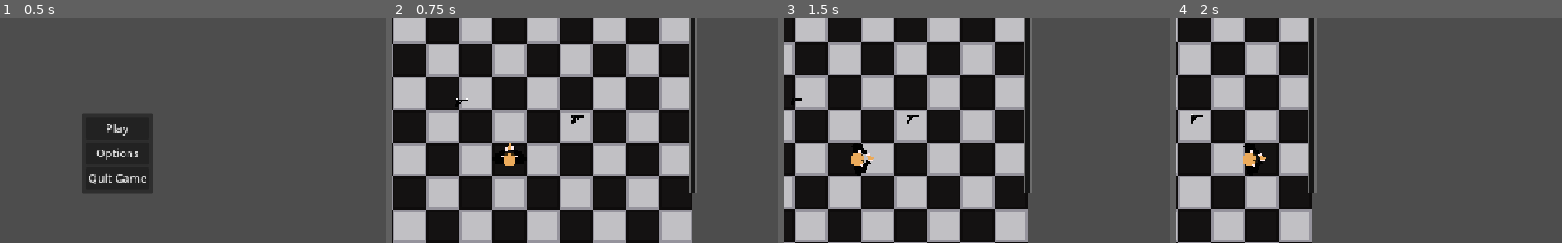
Above: before the commit, frames 1-4 (left to right).
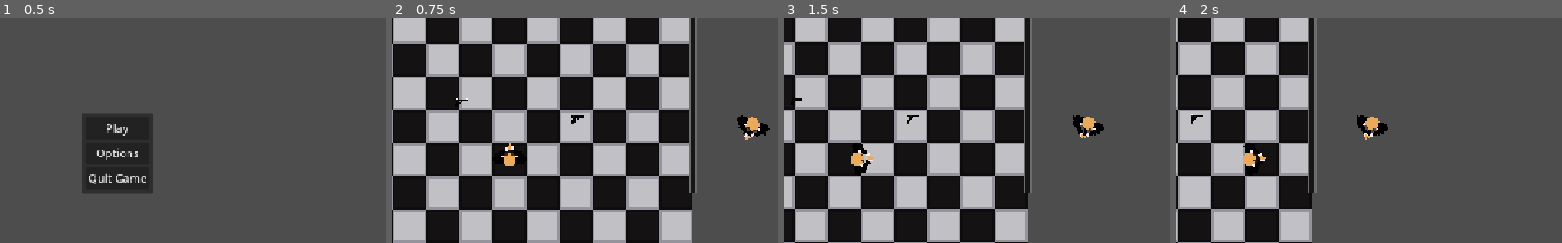
Above: after the commit, the same moments.

Repository: sparkworm/STATE
Game: Godot game, scene res://scenes/game.tscn
Two runs of this game, one before a commit and one after it. Both use one fixed random seed, a clock stepped at 60 frames per second and the inputs below.
Inputs (mouse positions are % of the whole screen's width and height, from its top left):
- Up to frame 1 (0.5 s): no input
- Up to frame 2 (0.75 s): click "Play" at 0.5 s
- Up to frame 3 (1.5 s): tap Enter at 1.25 s; move the mouse to (71, 45) at 1.27 s; press the mouse at (71, 45) at 1.28 s; hold D (move_right) from 1.28 s (still down)
- Up to frame 4 (2 s): keep holding D (move_right)
The pictures show only the part of the screen within x 33-83%, y 20-70%; the shares and areas given below are measured in that part.

Frame 1 is identical in both runs. In frame 2, 0.5% of the frame differs, in the area x 89-98%, y 43-55%; in frame 3, 0.5%; in frame 4, 0.5%.

Commit message:
Added Guard, Pursue, and Attack states for Guard with varying levels of completeness.

Diff:
--- a/project.godot
+++ b/project.godot
@@ -28,6 +28,11 @@
 [editor_plugins]
 
 enabled=PackedStringArray("res://addons/project_time/plugin.cfg")
+
+[global_group]
+
+enemy="For Characters who are enemies of Player"
+player="Only the player is in this group"
 
 [input]
 
--- a/project_time.json
+++ b/project_time.json
@@ -1,14 +1,14 @@
 {
-  "2D": 11710.0,
+  "2D": 11994.0,
   "3D": 0.0,
   "ASSETLIB": 28.0,
-  "GAME": 8199.0,
-  "SCRIPT": 47169.0,
+  "GAME": 8604.0,
+  "SCRIPT": 49647.0,
   "current_screen": "Script",
-  "external_time": 24408.0,
+  "external_time": 25227.0,
   "idle_time": 217.0,
   "idle_time_out": 5.0,
-  "project_time": 67123.0,
+  "project_time": 70290.0,
   "rest_time_enabled": false,
   "rest_time_value": 15.0
 }
--- /dev/null
+++ b/scenes/characters/guard_01.tscn
@@ -0,0 +1,51 @@
+[gd_scene load_steps=10 format=3 uid="uid://cjkq64ugh8t4k"]
+
+[ext_resource type="PackedScene" uid="uid://bou5t0p158o7h" path="res://scenes/parent/character.tscn" id="1_367j4"]
+[ext_resource type="Texture2D" uid="uid://drgyodho8wjm6" path="res://textures/character/shoulders_1.png" id="2_2gffd"]
+[ext_resource type="PackedScene" uid="uid://c7eup1hsit4r" path="res://scenes/wieldable/glock_17.tscn" id="2_5a511"]
+[ext_resource type="Texture2D" uid="uid://dgey3cy1dkivx" path="res://textures/character/arms_1.png" id="3_tyweb"]
+[ext_resource type="Texture2D" uid="uid://d0gk2kblt6qpi" path="res://textures/character/head_1.png" id="4_5a511"]
+[ext_resource type="Script" uid="uid://c2hr3xp4wr5mq" path="res://scenes/components/state_machine/state_machine.gd" id="5_tyweb"]
+[ext_resource type="PackedScene" uid="uid://pw1f8os8614a" path="res://scenes/components/state_machine/guard_state.tscn" id="7_4jkte"]
+[ext_resource type="PackedScene" uid="uid://bg0ebho2ksfjr" path="res://scenes/components/state_machine/pursue_state.tscn" id="8_j2y55"]
+[ext_resource type="PackedScene" uid="uid://cg8i0i5xnn4ss" path="res://scenes/components/state_machine/attack_state.tscn" id="9_jh88t"]
+
+[node name="Guard01" groups=["enemy"] instance=ExtResource("1_367j4")]
+character_name = "Guard"
+starting_item = ExtResource("2_5a511")
+
+[node name="LineOfSightCheck" type="RayCast2D" parent="." index="1"]
+top_level = true
+collision_mask = 3
+
+[node name="Torso" parent="Body" index="1"]
+texture = ExtResource("2_2gffd")
+
+[node name="Arms" parent="Body/Torso" index="0"]
+position = Vector2(1, 0)
+texture = ExtResource("3_tyweb")
+
+[node name="Head" parent="Body" index="2"]
+texture = ExtResource("4_5a511")
+
+[node name="VisionCone" type="Area2D" parent="Body/Head" index="0"]
+collision_layer = 0
+collision_mask = 2
+
+[node name="CollisionPolygon2D" type="CollisionPolygon2D" parent="Body/Head/VisionCone" index="0"]
+polygon = PackedVector2Array(0, 0, 200, -75, 225, 0, 200, 75)
+
+[node name="Controller" parent="." index="5" node_paths=PackedStringArray("active_state", "target")]
+script = ExtResource("5_tyweb")
+active_state = NodePath("GuardState")
+target = NodePath("..")
+
+[node name="GuardState" parent="Controller" index="0" node_paths=PackedStringArray("vision_cone", "los_check", "pursue_state", "attack_state") instance=ExtResource("7_4jkte")]
+vision_cone = NodePath("../../Body/Head/VisionCone")
+los_check = NodePath("../../LineOfSightCheck")
+pursue_state = NodePath("../PursueState")
+attack_state = NodePath("../AttackState")
+
+[node name="PursueState" parent="Controller" index="1" instance=ExtResource("8_j2y55")]
+
+[node name="AttackState" parent="Controller" index="2" instance=ExtResource("9_jh88t")]
--- a/scenes/characters/player.tscn
+++ b/scenes/characters/player.tscn
@@ -9,9 +9,8 @@
 
 [sub_resource type="CircleShape2D" id="CircleShape2D_kqtwu"]
 
-[node name="Player" node_paths=PackedStringArray("body") instance=ExtResource("1_rp718")]
+[node name="Player" groups=["player"] instance=ExtResource("1_rp718")]
 character_name = "Player"
-body = NodePath("Body")
 
 [node name="CptVelocity" parent="." index="1" instance=ExtResource("4_dyp2m")]
 max_speed = 120.0
--- /dev/null
+++ b/scenes/components/state_machine/attack_state.gd
@@ -0,0 +1,19 @@
+class_name AttackState
+extends State
+
+
+## State equivalent of _process().  Only called when state is active
+func _update(_delta: float) -> void:
+	pass
+
+## State equivalent of _physics_process().  Only called when state is active
+func _physics_update(_delta: float) -> void:
+	pass
+
+## Called when the state is made active
+func _enter(args:={}) -> void:
+	pass
+
+## Called before state is made inactive
+func _exit() -> void:
+	pass
--- /dev/null
+++ b/scenes/components/state_machine/attack_state.tscn
@@ -0,0 +1,6 @@
+[gd_scene load_steps=2 format=3 uid="uid://cg8i0i5xnn4ss"]
+
+[ext_resource type="Script" uid="uid://cjsra1s3enf2" path="res://scenes/components/state_machine/attack_state.gd" id="1_apt8g"]
+
+[node name="AttackState" type="Node"]
+script = ExtResource("1_apt8g")
--- /dev/null
+++ b/scenes/components/state_machine/guard_state.gd
@@ -0,0 +1,60 @@
+## State to make a Character guard, switching to a pursuing or attacking state if an enemy enters
+## the vision_cone
+class_name GuardState
+extends State
+
+## If an enemy enters this cone and there is line of sight, switch to a pursuing or attacking
+## state
+@export var vision_cone: Area2D
+## A raycast for testing if there is line of sight with a given character
+@export var los_check: RayCast2D
+## The maximum distance the enemy can be for the guard to initiate an attack.  Any further and
+## the guard will merely pursue
+@export var attack_distance: float = 200
+
+@export_category("Other States")
+## State to switch to when spotted enemy is out of attack range
+@export var pursue_state: State
+## State to switch to when spotted enemy is within attack range
+@export var attack_state: State
+
+var enemy_is_in_vision_cone: bool = false
+
+func _ready() -> void:
+	if not target is Character:
+		print("WARNING: Guard State only meant to be used with Character as target")
+
+## State equivalent of _process().  Only called when state is active
+func _update(_delta: float) -> void:
+	pass
+
+## State equivalent of _physics_process().  Only called when state is active
+func _physics_update(_delta: float) -> void:
+	pass
+
+func body_entered_vision(body: Node2D) -> void:
+	# if the character who entered is not a player, don't bother them.
+	# NOTE: this would need to be revised if I ever wanted multiple factions or player allies
+	if not body.is_in_group("player"):
+		return
+	# check line of sight to player
+	los_check.global_position = target.global_position
+	los_check.target_position = body.global_position - target.global_position
+	los_check.force_raycast_update()
+	var first_hit: Node2D = los_check.get_collider()
+	print(first_hit)
+	# if there is line of sight to the player
+	if first_hit != null and first_hit.is_in_group("player"):
+		if abs((body.global_position - target.global_position).length()) <= attack_distance:
+			state_changed.emit(attack_state, {"attack_target":body})
+		else:
+			# WARNING, passing a greater number of signal parameters than specified
+			state_changed.emit(pursue_state, {"pursue_target":body})
+
+## Called when the state is made active
+func _enter(args:={}) -> void:
+	vision_cone.body_entered.connect(body_entered_vision)
+
+## Called before state is made inactive
+func _exit() -> void:
+	vision_cone.body_entered.disconnect(body_entered_vision)
--- /dev/null
+++ b/scenes/components/state_machine/guard_state.tscn
@@ -0,0 +1,7 @@
+[gd_scene load_steps=2 format=3 uid="uid://pw1f8os8614a"]
+
+[ext_resource type="Script" uid="uid://dsobrixiyn4ji" path="res://scenes/components/state_machine/guard_state.gd" id="1_dkb37"]
+
+[node name="GuardState" type="Node"]
+script = ExtResource("1_dkb37")
+metadata/_custom_type_script = "uid://dshulhqelpdx8"
--- /dev/null
+++ b/scenes/components/state_machine/pursue_state.gd
@@ -0,0 +1,19 @@
+class_name PursueState
+extends State
+
+
+## State equivalent of _process().  Only called when state is active
+func _update(_delta: float) -> void:
+	pass
+
+## State equivalent of _physics_process().  Only called when state is active
+func _physics_update(_delta: float) -> void:
+	pass
+
+## Called when the state is made active
+func _enter(args:={}) -> void:
+	pass
+
+## Called before state is made inactive
+func _exit() -> void:
+	pass
--- /dev/null
+++ b/scenes/components/state_machine/pursue_state.tscn
@@ -0,0 +1,6 @@
+[gd_scene load_steps=2 format=3 uid="uid://bg0ebho2ksfjr"]
+
+[ext_resource type="Script" uid="uid://d4add1573ed7v" path="res://scenes/components/state_machine/pursue_state.gd" id="1_hpuct"]
+
+[node name="PursueState" type="Node"]
+script = ExtResource("1_hpuct")
--- a/scenes/levels/test_level.tscn
+++ b/scenes/levels/test_level.tscn
@@ -1,9 +1,10 @@
-[gd_scene load_steps=5 format=4 uid="uid://dpv7q5qho85yi"]
+[gd_scene load_steps=6 format=4 uid="uid://dpv7q5qho85yi"]
 
 [ext_resource type="PackedScene" uid="uid://sxyrpr61lxuf" path="res://scenes/parent/level.tscn" id="1_jbqir"]
 [ext_resource type="PackedScene" uid="uid://tih2ouwvuyvd" path="res://scenes/effects/blood_decal.tscn" id="2_yautc"]
 [ext_resource type="PackedScene" uid="uid://8ywbtdqu13np" path="res://scenes/interactable/dropped_glock_17.tscn" id="3_fr1um"]
 [ext_resource type="PackedScene" uid="uid://ck3ujtyyckoqq" path="res://scenes/characters/test_dummy.tscn" id="4_v45ci"]
+[ext_resource type="PackedScene" uid="uid://cjkq64ugh8t4k" path="res://scenes/characters/guard_01.tscn" id="5_48ne7"]
 
 [node name="TestLevel" instance=ExtResource("1_jbqir")]
 
@@ -62,3 +63,7 @@
 
 [node name="TestDummy4" parent="Characters" index="4" instance=ExtResource("4_v45ci")]
 position = Vector2(-72, 9)
+
+[node name="Guard01" parent="Characters" index="5" instance=ExtResource("5_48ne7")]
+position = Vector2(117, -17)
+rotation = 1.91967
--- a/scenes/parent/character.gd
+++ b/scenes/parent/character.gd
@@ -6,10 +6,6 @@
 ## The item that the character will start with in their hands.  Useful for NPCs who should
 ## spawn with a weapon
 @export var starting_item: PackedScene
-## The visible body of the character, which controls the head, torso, arms and legs sprites.
-## [br][br]
-## The body also controls the rotation of the held item.
-@export var body: Body
 ## The force, or more precisely, the impulse, applied to an item when dropped.
 @export var item_drop_force: float
 ## The scene that will be spawned when Character is hit.
@@ -25,6 +21,10 @@
 @onready var cpt_health: HealthComponent = %CptHealth
 ## Manages spawning the blood decals
 @onready var decal_spawner: DecalSpawner = $DecalSpawner
+## The visible body of the character, which controls the head, torso, arms and legs sprites.
+## [br][br]
+## The body also controls the rotation of the held item.
+@onready var body: Body = %Body
 
 func _ready() -> void:
 	# set starting item
--- a/scenes/parent/character.tscn
+++ b/scenes/parent/character.tscn
@@ -21,6 +21,7 @@
 shape = SubResource("CapsuleShape2D_yaawu")
 
 [node name="Body" type="Node2D" parent="."]
+unique_name_in_owner = true
 script = ExtResource("4_tlv43")
 metadata/_custom_type_script = "uid://bsrw0qs77aq7d"
 
Not shown, added: scenes/components/state_machine/attack_state.gd.uid
Not shown, added: scenes/components/state_machine/guard_state.gd.uid
Not shown, added: scenes/components/state_machine/pursue_state.gd.uid
